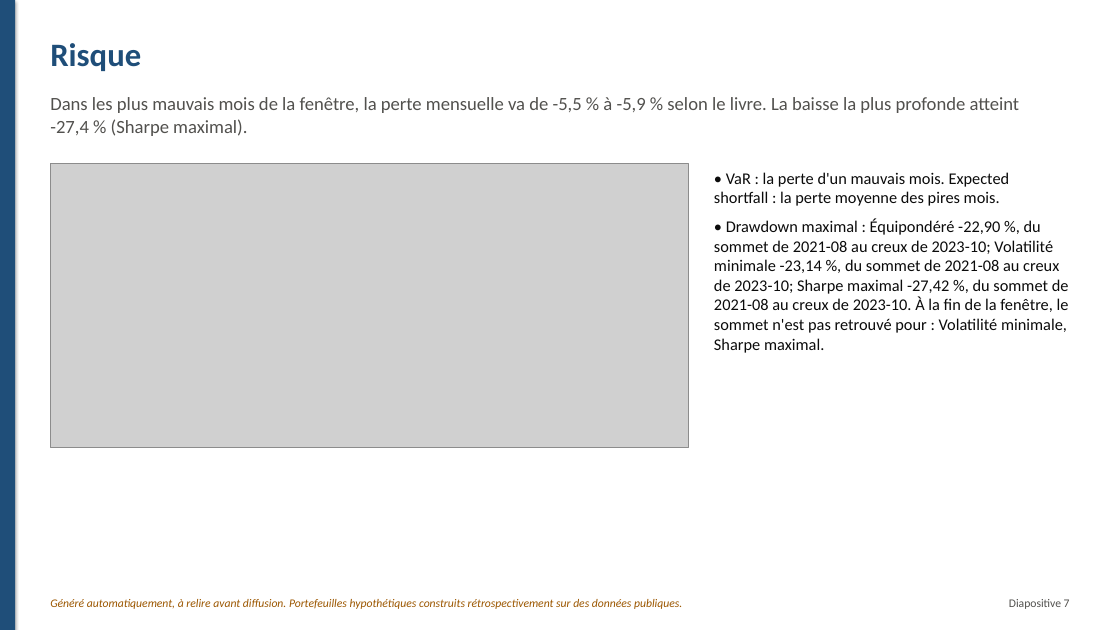
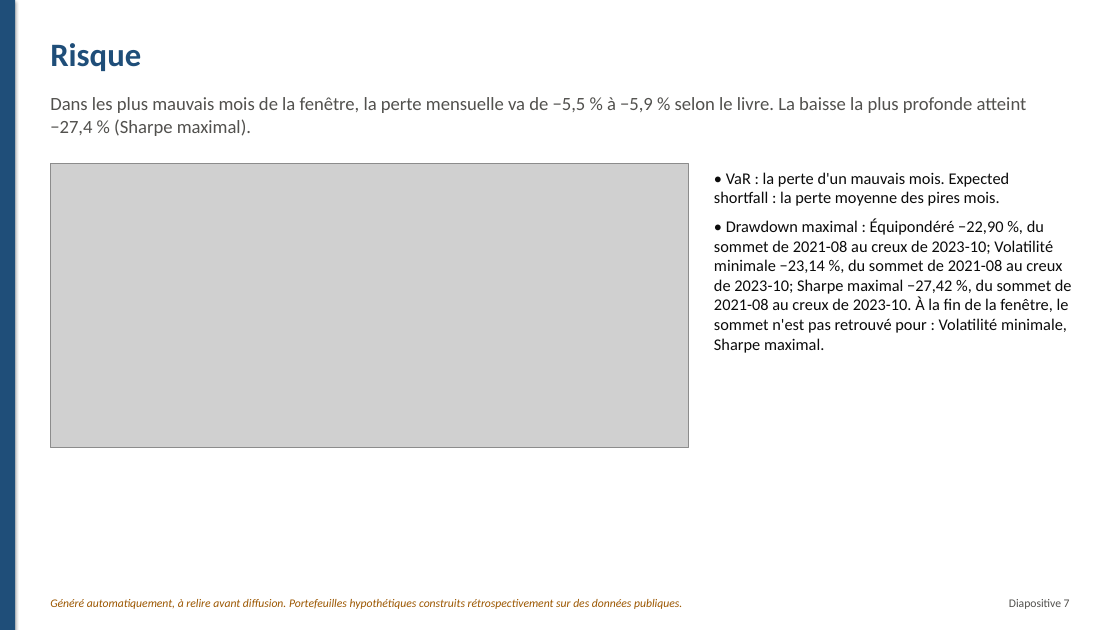
Before and after one commit to fatybarbosa/investment-analytics-platform, a slide deck: slide 7 of reports/management/presentation_management.pptx. Drawn at 1120x630 pixels with LibreOffice and Linux fonts; fonts in the diff are those of the drawing; grey boxes stand for pictures. Boxes give left, top, right and bottom in pixels: in the first picture for what was removed or moved away, otherwise in the second. Text is boxed around its words. In the diff, an @@ line names an element or a change of style, - is before the commit and + after.

```diff
--- a/reports/management/presentation_management.pptx
+++ b/reports/management/presentation_management.pptx
@@ text at (50,97,1027,136): text changed @@
-Dans les plus mauvais mois de la fenêtre, la perte mensuelle va de -5,5 % à -5,9 % selon le livre. La baisse la plus profonde atteint -27,4 % (Sharpe maximal).
+Dans les plus mauvais mois de la fenêtre, la perte mensuelle va de −5,5 % à −5,9 % selon le livre. La baisse la plus profonde atteint −27,4 % (Sharpe maximal).
@@ text at (714,219,1072,353): text changed @@
-• Drawdown maximal : Équipondéré -22,90 %, du sommet de 2021-08 au creux de 2023-10; Volatilité minimale -23,14 %, du sommet de 2021-08 au creux de 2023-10; Sharpe maximal -27,42 %, du sommet de 2021-08 au creux de 2023-10. À la fin de la fenêtre, le sommet n'est pas retrouvé pour : Volatilité minimale, Sharpe maximal.
+• Drawdown maximal : Équipondéré −22,90 %, du sommet de 2021-08 au creux de 2023-10; Volatilité minimale −23,14 %, du sommet de 2021-08 au creux de 2023-10; Sharpe maximal −27,42 %, du sommet de 2021-08 au creux de 2023-10. À la fin de la fenêtre, le sommet n'est pas retrouvé pour : Volatilité minimale, Sharpe maximal.
```
Also in this commit, not shown: 8 other slides changed, 2 slides added, 1 slide removed, 45 other files.
